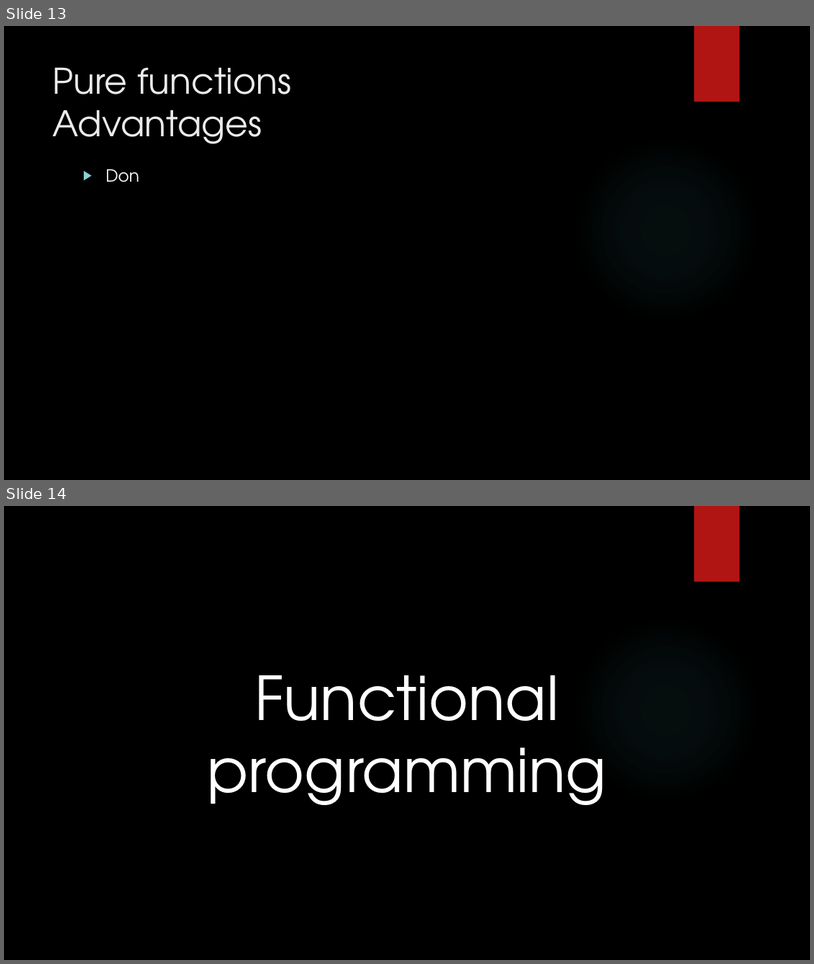
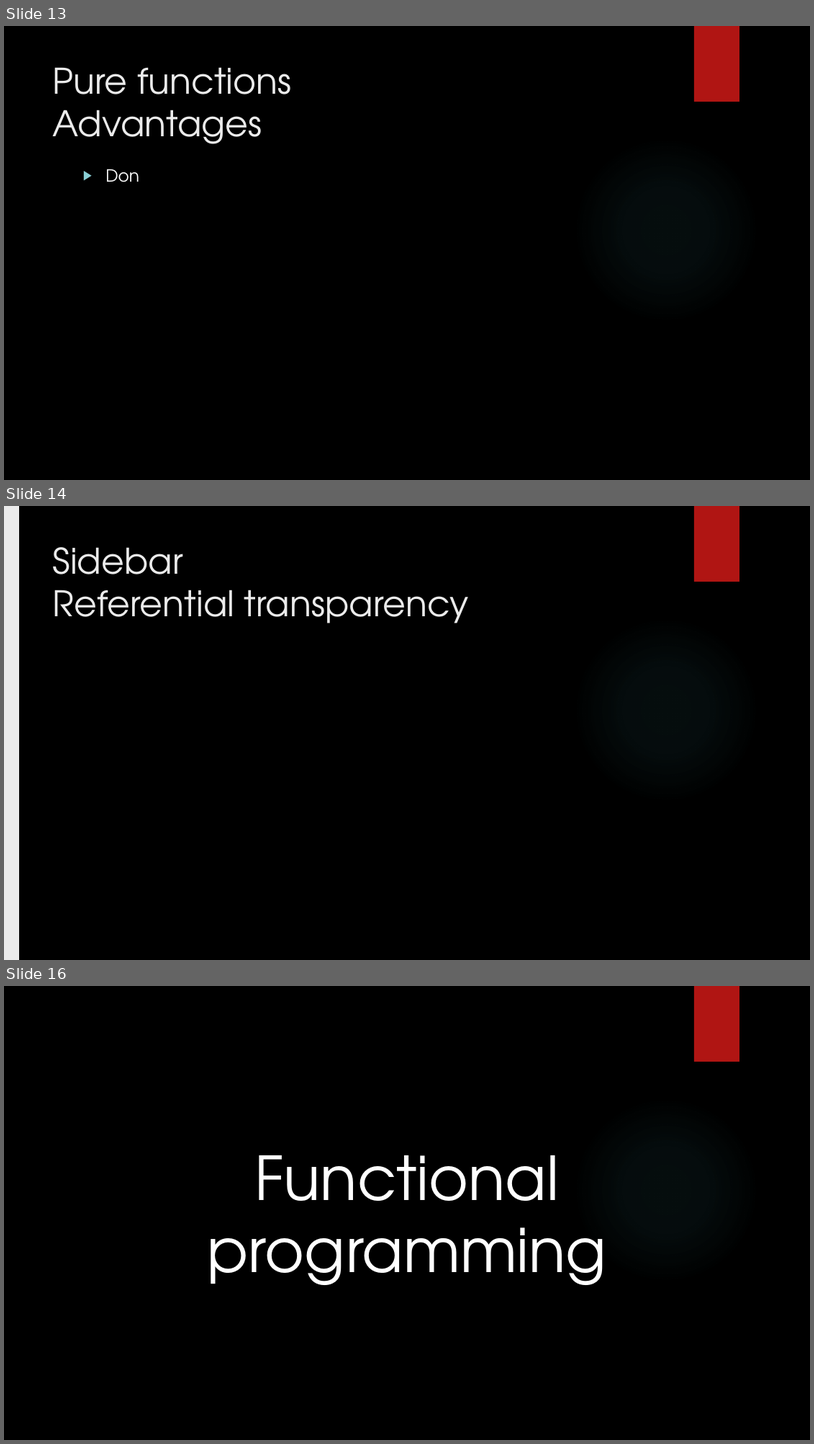
Before and after one commit to dennisdietrich/FpWithCSharp, a slide deck: doc/GetFuncY.pptx. Shown one above the other, each under a label of ours: slides 13 and 14 before the commit, slides 13, 14 and 16 after it; the slides between them are not shown. The pictures are 814x964 and 814x1444 pixels, drawn with LibreOffice and Linux fonts; fonts in the diff are those of the drawing; background and template pictures are left out. Boxes give left, top, right and bottom in pixels: in the first picture for what was removed or moved away, otherwise in the second. Text is boxed around its words. In the diff, an @@ line names an element or a change of style, - is before the commit and + after.

Commit message:
Added (placeholder) slides for referential transparency and compile-time function execution sidebars

```diff
--- a/doc/GetFuncY.pptx
+++ b/doc/GetFuncY.pptx
@@ slide 14 added at (4, 506, 810, 960), background picture (left out); not listed: 2 template elements that a slide beside it also shows @@
@@ rectangle added at (4, 506, 19, 960), fill #EBEBEB @@
@@ title added at (53, 547, 469, 623), 42 pt, text #EBEBEB @@
+Sidebar
+Referential transparency
@@ what was slide 14 is now slide 16 @@
```
Also in this commit, not shown: 5 slides changed, 1 other slide added.
